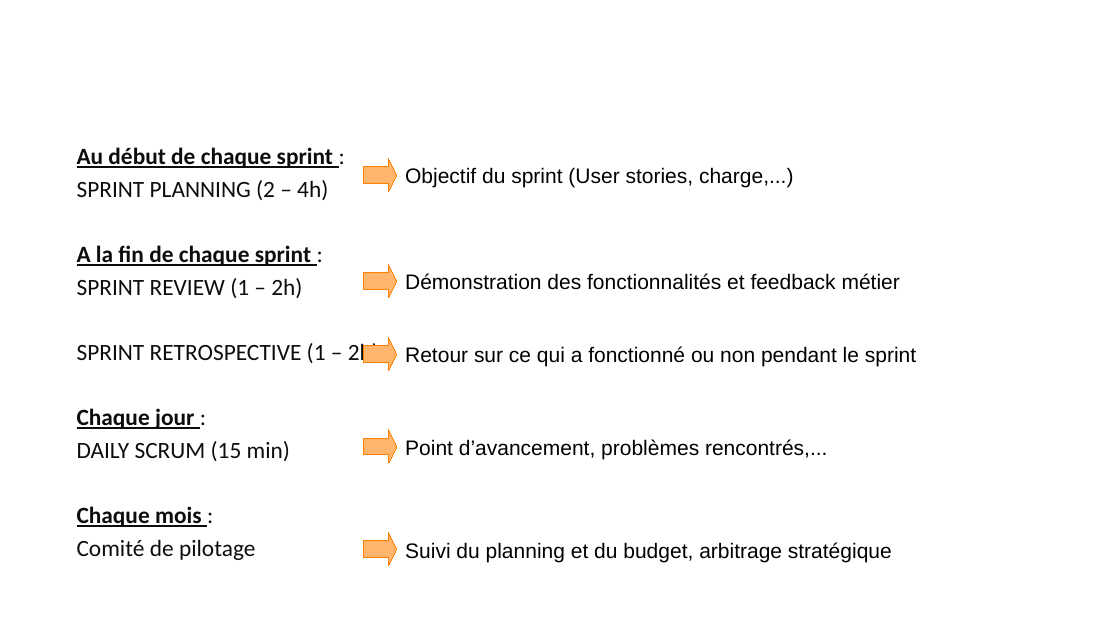
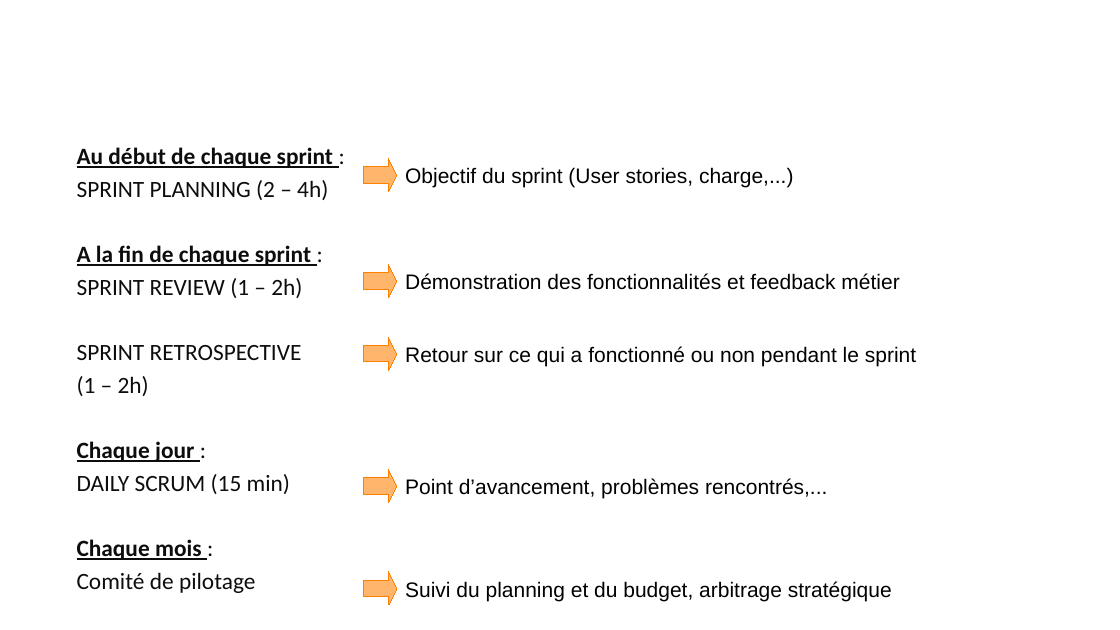
Before and after one commit to CelineLesur/OCR_IAEngineer_Projet12, a slide deck: slide 12 of projet_12.pptx. Drawn at 1120x630 pixels with LibreOffice and Linux fonts; fonts in the diff are those of the drawing; background and template pictures are left out. Boxes give left, top, right and bottom in pixels: in the first picture for what was removed or moved away, otherwise in the second. Text is boxed around its words. In the diff, an @@ line names an element or a change of style, - is before the commit and + after.

```diff
--- a/projet_12.pptx
+++ b/projet_12.pptx
@@ text at (77, 345, 302, 396): text changed @@
-SPRINT RETROSPECTIVE (1 – 2h)
+SPRINT RETROSPECTIVE
+(1 – 2h)
@@ 2 texts, 2 right arrows: place and size @@
-2 texts, 2 right arrows at (364, 430, 892, 565)
+2 texts, 2 right arrows at (364, 470, 892, 605)
```
Also in this commit, not shown: 1 other slide changed, 1 slide added.
